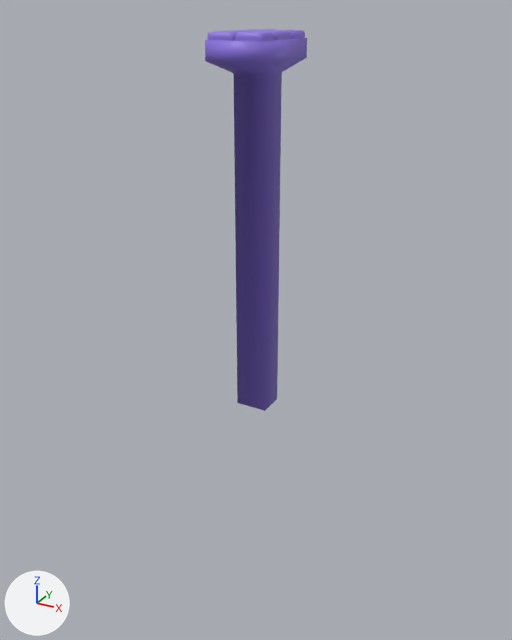
A saved change to the FBX model Assets/Evan Game Kits/Arts/3D/Bridge/Bridge.fbx.
The view is the same before and after, from a camera (50 mm lens) standing at (39.5, -43.5, 0.9) and looking at (27.6, -22.0, -9.9). The lights are fixed; the arrows at lower left show +X, +Y and +Z. Where no turn or scale is listed for an object, it has been applied to the vertices.
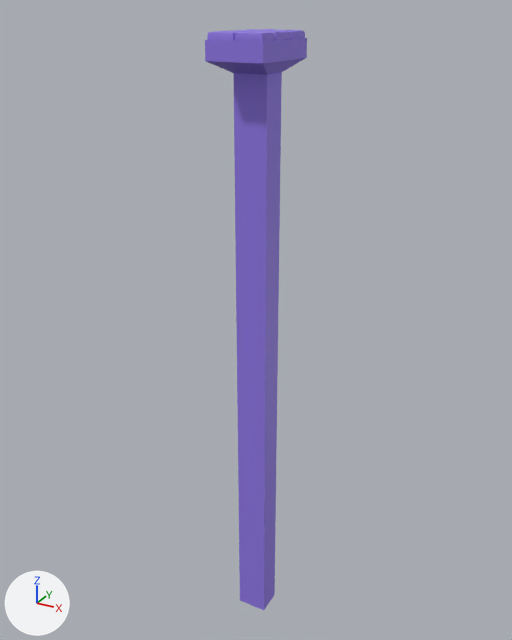
The newer file is also turned or shifted as a whole; pictures and numbers use the older file's frame.

Boxes (x1, y1, x2, y2) around the edits, measured in the pictures (512 x 640 px; the box of a moved part takes in the faces that stretch with it):
'Cube.086', reshaped, shading changed (52% taller)
    before: (205, 29, 307, 411)
    after: (205, 29, 307, 610)
part 1 of me_cube_086, moved or reshaped
    before: (233, 72, 282, 411)
    after: (233, 72, 282, 610)
part 2 of me_cube_086, shading changed
    both: (205, 29, 307, 75)

Patch to the scene script:
```diff
--- a/Assets/Evan Game Kits/Arts/3D/Bridge/Bridge.fbx.py
+++ b/Assets/Evan Game Kits/Arts/3D/Bridge/Bridge.fbx.py
@@ me_cube_086 @@
 # used by ob_cube_086; location = (29.0, -21.0, 0.11)
 # before: 504 (-1.6, -2.0, -13.11) at pixel (237, 402), 505 (-1.6, -1.0, -13.11), 506 (-0.4, -2.0, -13.11) at pixel (265, 410), 507 (-0.4, -1.0, -13.11) at pixel (277, 398)
-me_cube_086.from_pydata(...)  # 508 vertices, 494 faces; spans x -2.0..0.0, y -3.0..0.0, z -13.11..0.15
+me_cube_086.from_pydata(...)  # 508 vertices, 494 faces; spans x -2.0..0.0, y -3.0..0.0, z -23.11..0.15
+# me_cube_086 part 1
+for i in [*range(504, 508)]: me_cube_086.vertices[i].co += Vector((0.0, 0.0, -10.0))
+# me_cube_086 part 2: edges marked sharp go from 0 to 351
 me_cube_086.materials.append(mat_material_007)
```
